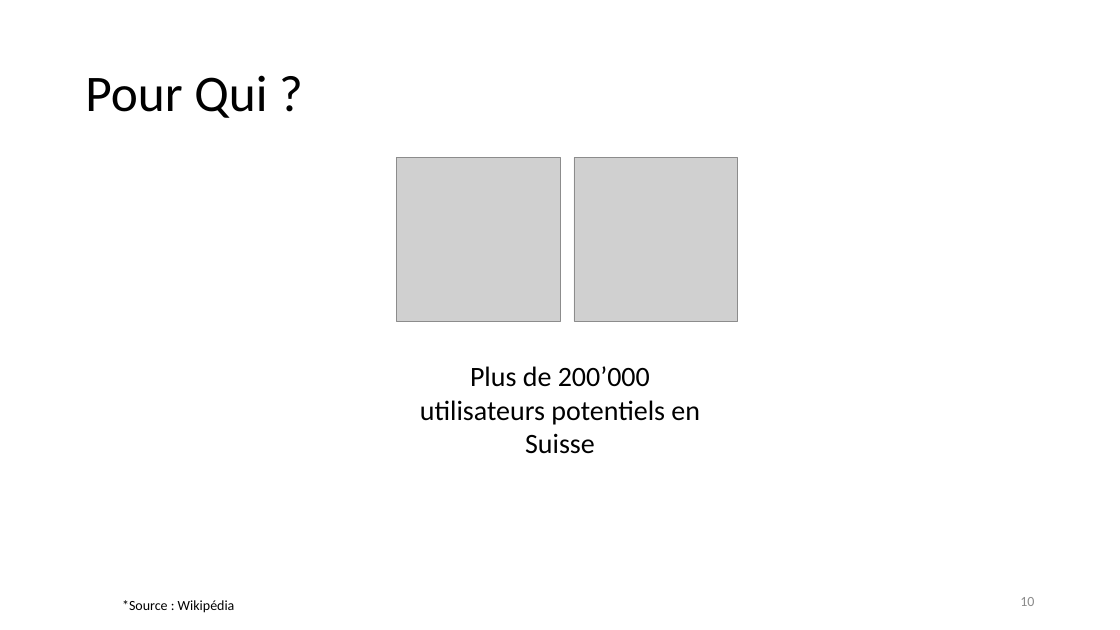
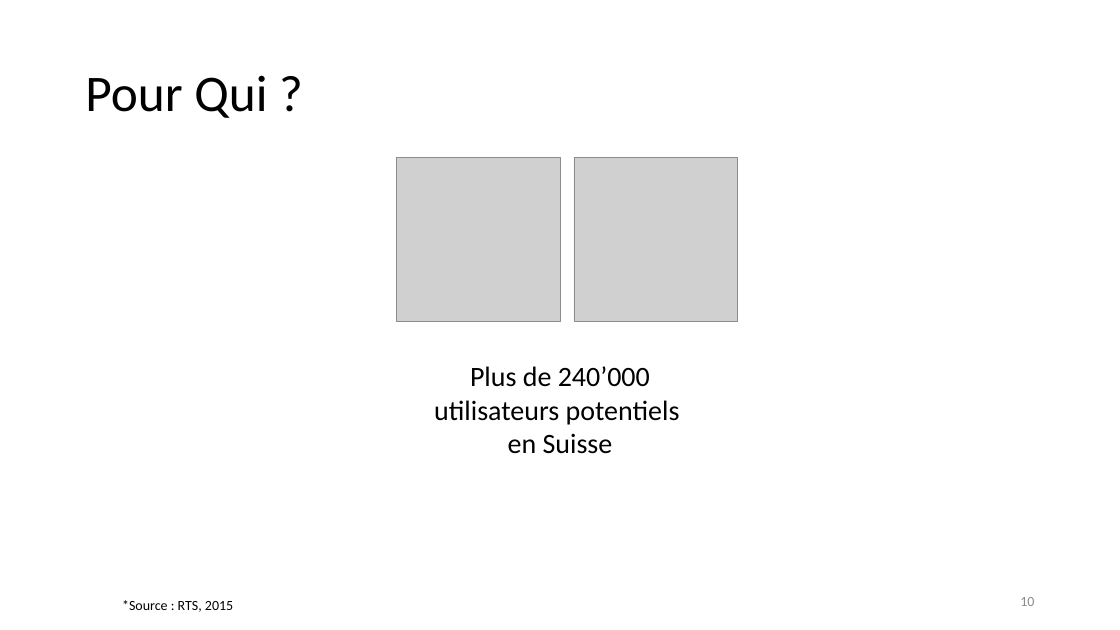
Before and after one commit to unige-pinfo-2019/PInfo1, a slide deck: slide 10 of Docs/UNIbay_DeskPitchFinal.pptx. Drawn at 1120x630 pixels with LibreOffice and Linux fonts; fonts in the diff are those of the drawing; grey boxes stand for pictures. Boxes give left, top, right and bottom in pixels: in the first picture for what was removed or moved away, otherwise in the second. Text is boxed around its words. In the diff, an @@ line names an element or a change of style, - is before the commit and + after.

```diff
--- a/Docs/UNIbay_DeskPitchFinal.pptx
+++ b/Docs/UNIbay_DeskPitchFinal.pptx
@@ text at <box>434,366,680,454</box>: text changed @@
-Plus de 200’000 utilisateurs potentiels en Suisse
+Plus de 240’000 utilisateurs potentiels
+en Suisse
@@ text at <box>122,600,233,612</box>: text changed @@
-*Source : Wikipédia
+*Source : RTS, 2015
```
Also in this commit, not shown: 10 other slides changed, 1 slide added, 1 slide removed.
